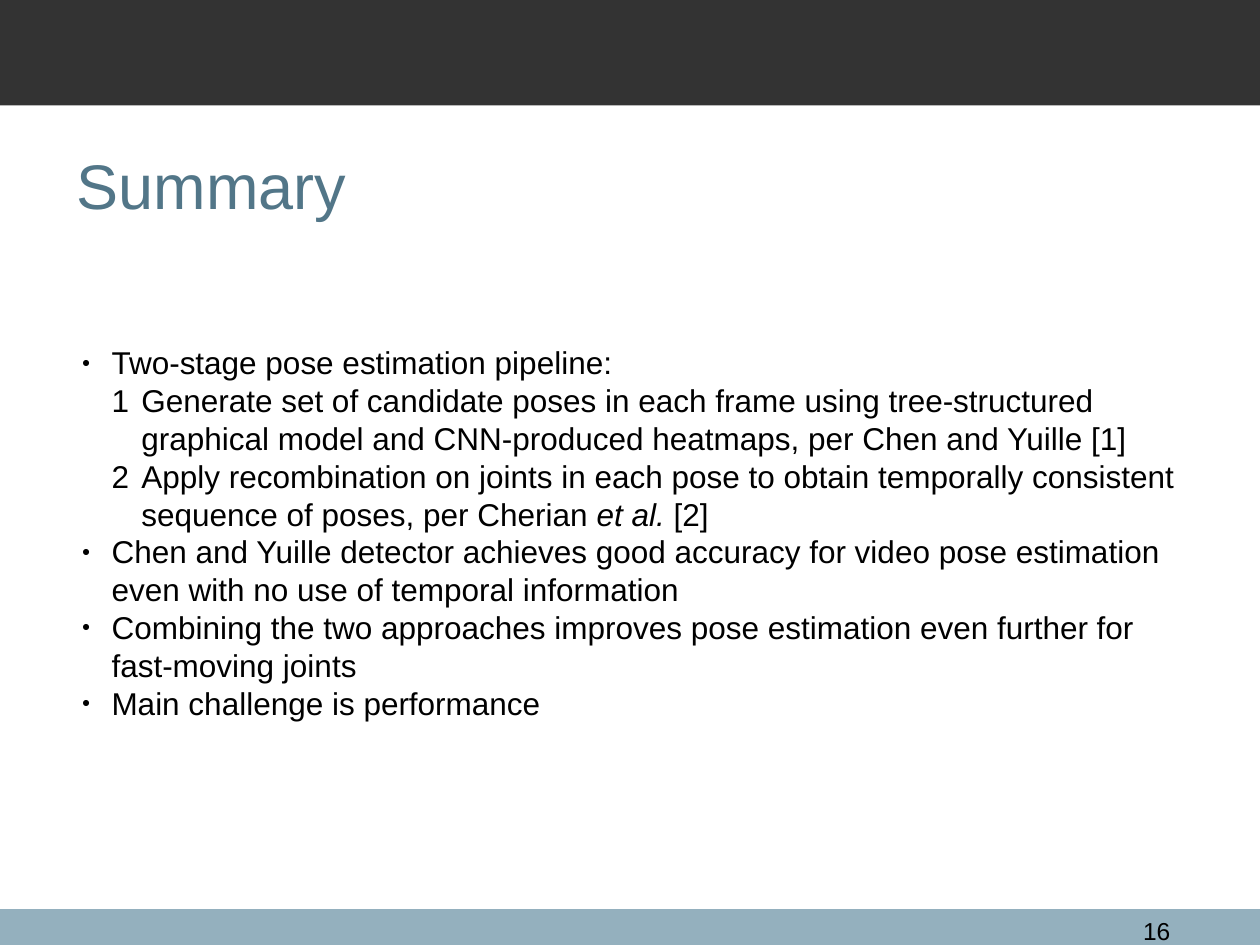
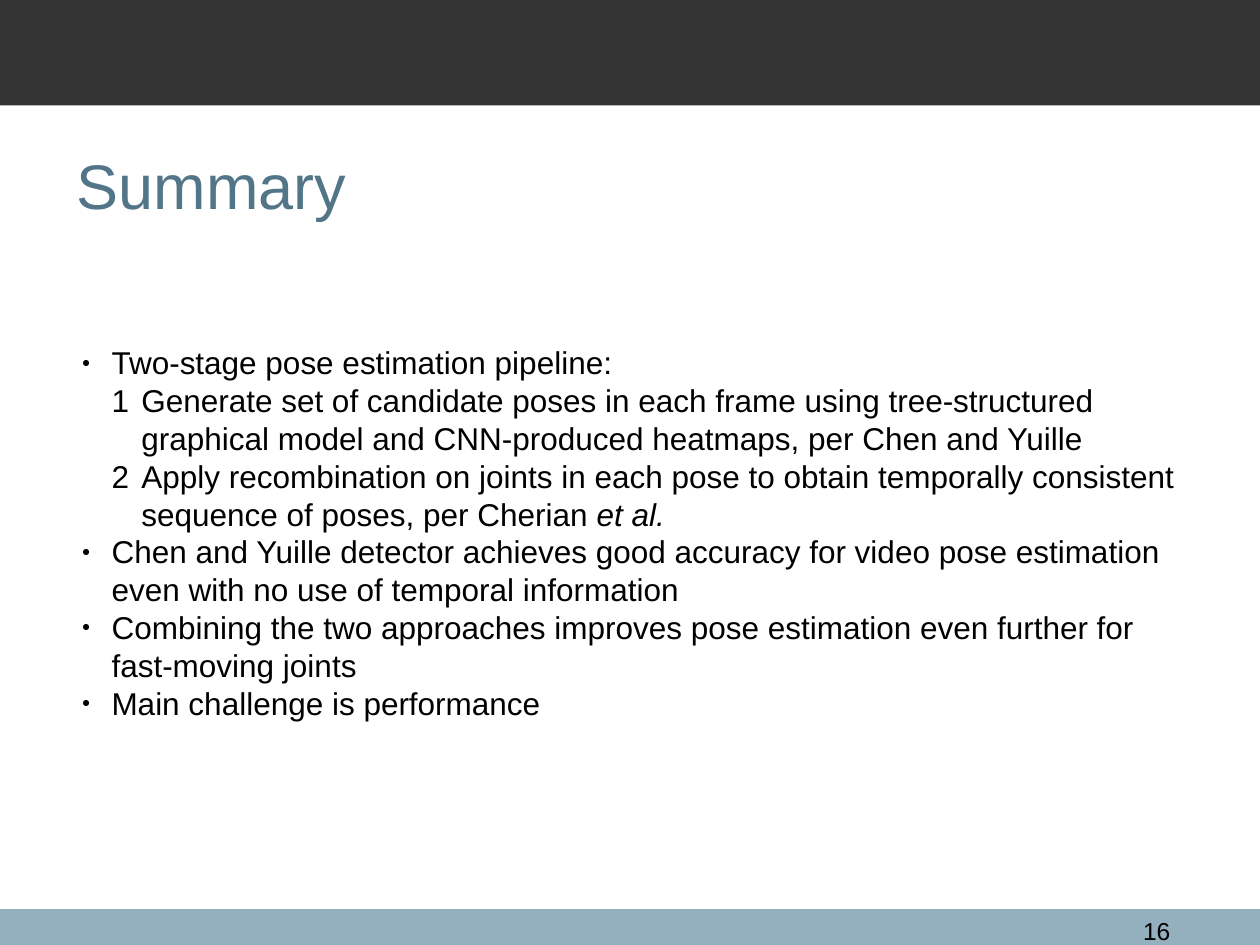
Before and after one commit to qxcv/comp2560, a slide deck: slide 16 of presentation/presentation.odp. Drawn at 1260x945 pixels with LibreOffice and Linux fonts; fonts in the diff are those of the drawing; background and template pictures are left out. Boxes give left, top, right and bottom in pixels: in the first picture for what was removed or moved away, otherwise in the second. Text is boxed around its words. In the diff, an @@ line names an element or a change of style, - is before the commit and + after.

```diff
--- a/presentation/presentation.odp
+++ b/presentation/presentation.odp
@@ text at bbox=[141, 389, 1174, 532]: text changed @@
-  1 Generate set of candidate poses in each frame using tree-structured graphical model and CNN-produced heatmaps, per Chen and Yuille [1]
-  2 Apply recombination on joints in each pose to obtain temporally consistent sequence of poses, per Cherian et al. [2]
+  1 Generate set of candidate poses in each frame using tree-structured graphical model and CNN-produced heatmaps, per Chen and Yuille
+  2 Apply recombination on joints in each pose to obtain temporally consistent sequence of poses, per Cherian et al.
```
Also in this commit, not shown: 16 other slides changed, 3 other files.
